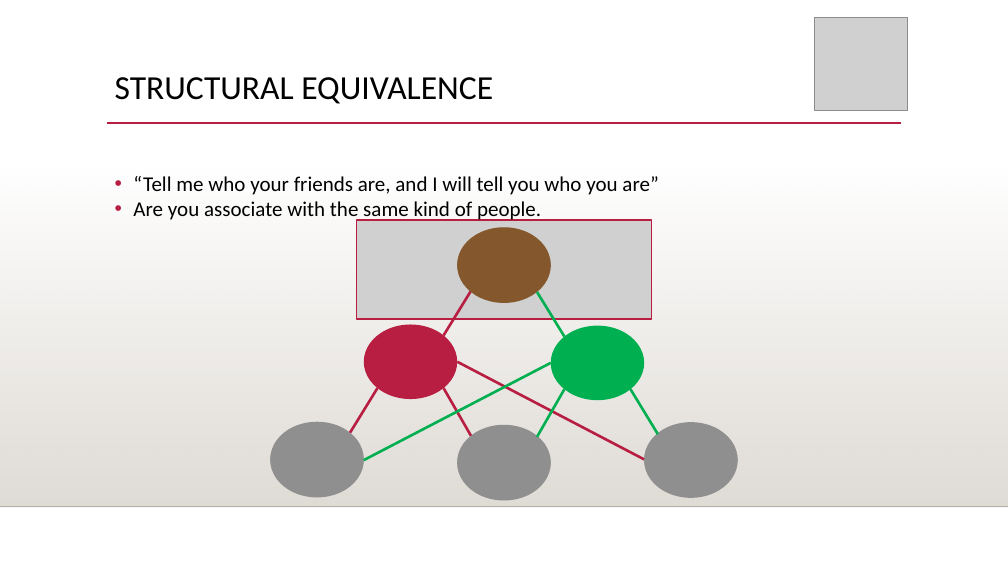
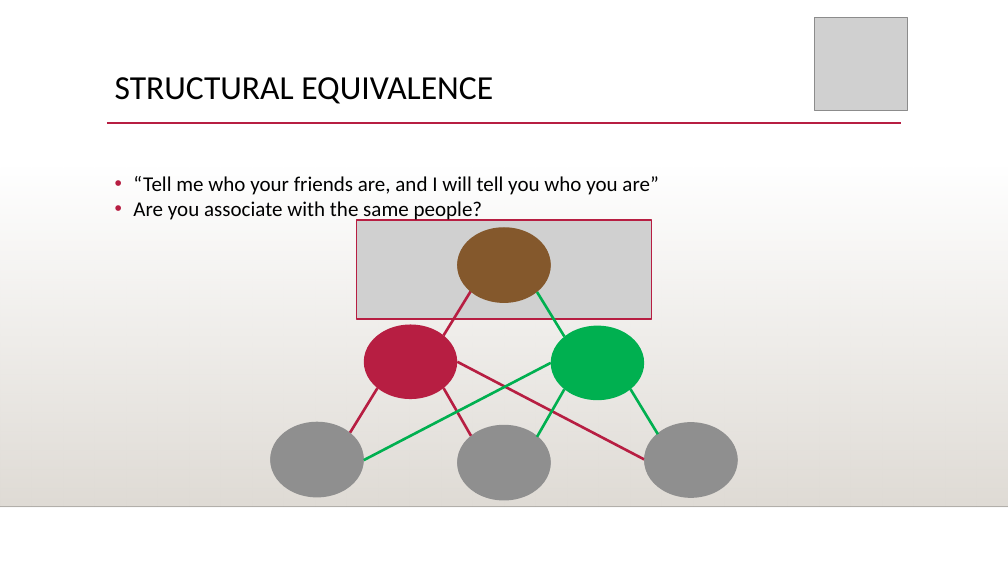
Before and after one commit to ormn96/DRNE, a slide deck: slide 5 of הגשה/Deep Recursive Network Embedding with Regular Equivalence.pptx. Drawn at 1008x567 pixels with LibreOffice and Linux fonts; fonts in the diff are those of the drawing; grey boxes stand for pictures; background and template pictures are left out. Boxes give left, top, right and bottom in pixels: in the first picture for what was removed or moved away, otherwise in the second. Text is boxed around its words. In the diff, an @@ line names an element or a change of style, - is before the commit and + after.

Commit message:
upload

```diff
--- a/הגשה/Deep Recursive Network Embedding with Regular Equivalence.pptx
+++ b/הגשה/Deep Recursive Network Embedding with Regular Equivalence.pptx
@@ text at [133, 201, 483, 223]: text changed @@
-• Are you associate with the same kind of people.
+• Are you associate with the same people?
```
Also in this commit, not shown: 1 slide removed.
